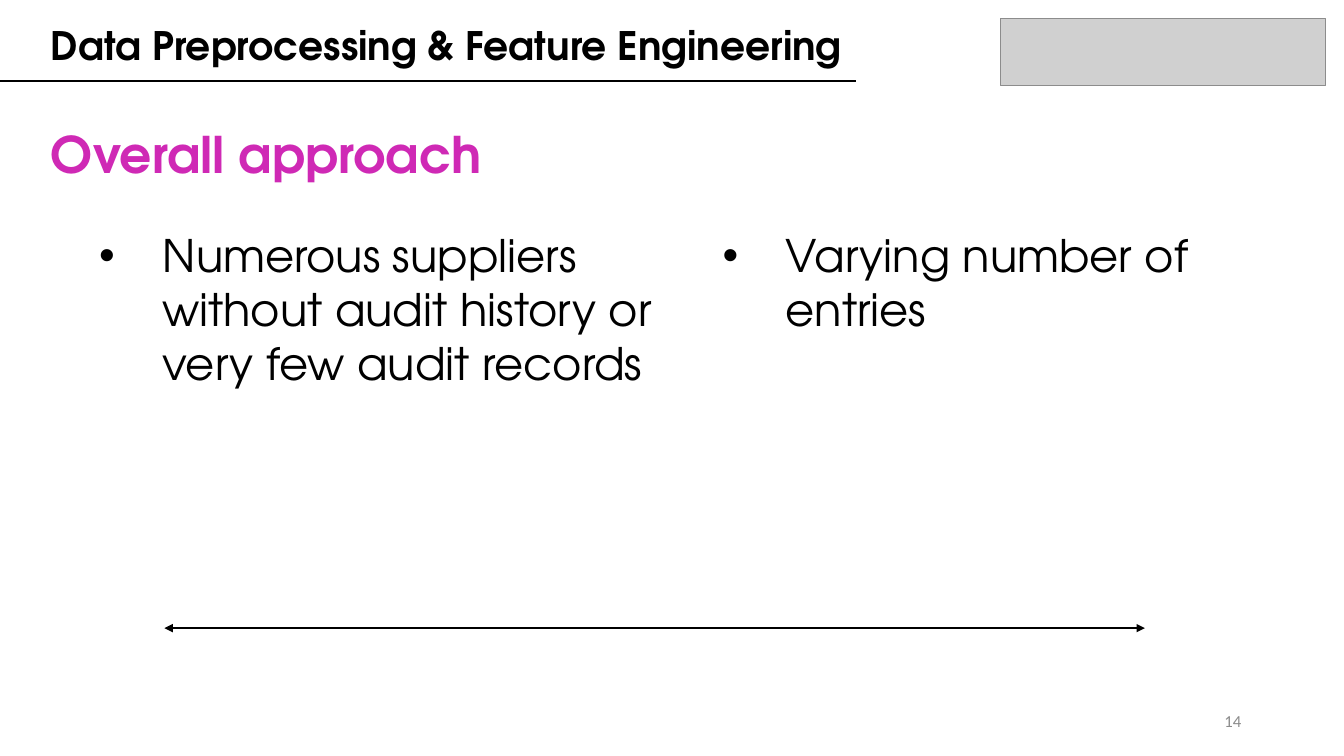
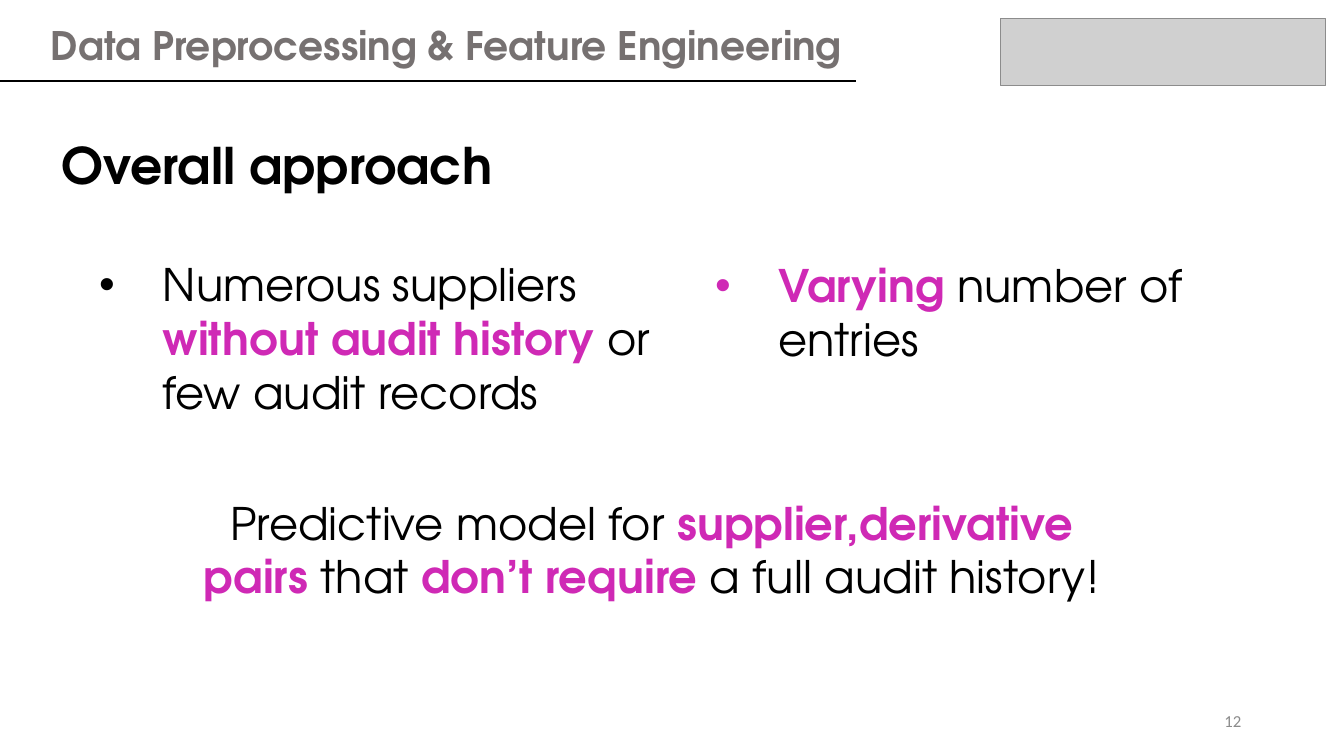
Before and after one commit to juanbeta98/DataScienceStudyCase, a slide deck: slide 13 of BMW ML Case Study.pptx (slide 15 before the commit). Drawn at 1344x756 pixels with LibreOffice and Linux fonts; fonts in the diff are those of the drawing; grey boxes stand for pictures. Boxes give left, top, right and bottom in pixels: in the first picture for what was removed or moved away, otherwise in the second. Text is boxed around its words. In the diff, an @@ line names an element or a change of style, - is before the commit and + after.

```diff
--- a/BMW ML Case Study.pptx
+++ b/BMW ML Case Study.pptx
@@ text "Data Preprocessing & Feature Engineering" at [51,30,842,69]: text colour #000000 to #767171 @@
@@ text "Overall approach": place and size @@
-text "Overall approach" at [51,135,482,183]
+text "Overall approach" at [61,146,492,194]
@@ text "Overall approach" at [61,146,492,194]: text colour #CF29B5 to #000000 @@
@@ text at [162,268,650,410]: text changed @@
-• Numerous suppliers without audit history or very few audit records
+• Numerous suppliers without audit history or few audit records
@@ text "Varying number of entries": place and size @@
-text "Varying number of entries" at [786,239,1188,327]
+text "Varying number of entries" at [778,267,1183,357]
@@ text "Varying number of entries" at [778,267,1183,357]: text colour #000000 to #CF29B5, bold on in "Varying" @@
@@ text added at [204,505,1100,602], 32 pt, text #000000 @@
+Predictive model for supplier,derivative pairs that don’t require a full audit history!
@@ double arrow removed from (164, 628) to (1145, 628) @@
@@ page number at [1224,716,1241,727]: text changed @@
-14
+12
```
Also in this commit, not shown: 13 other slides changed, 10 slides added, 3 slides removed, 4 other files.
